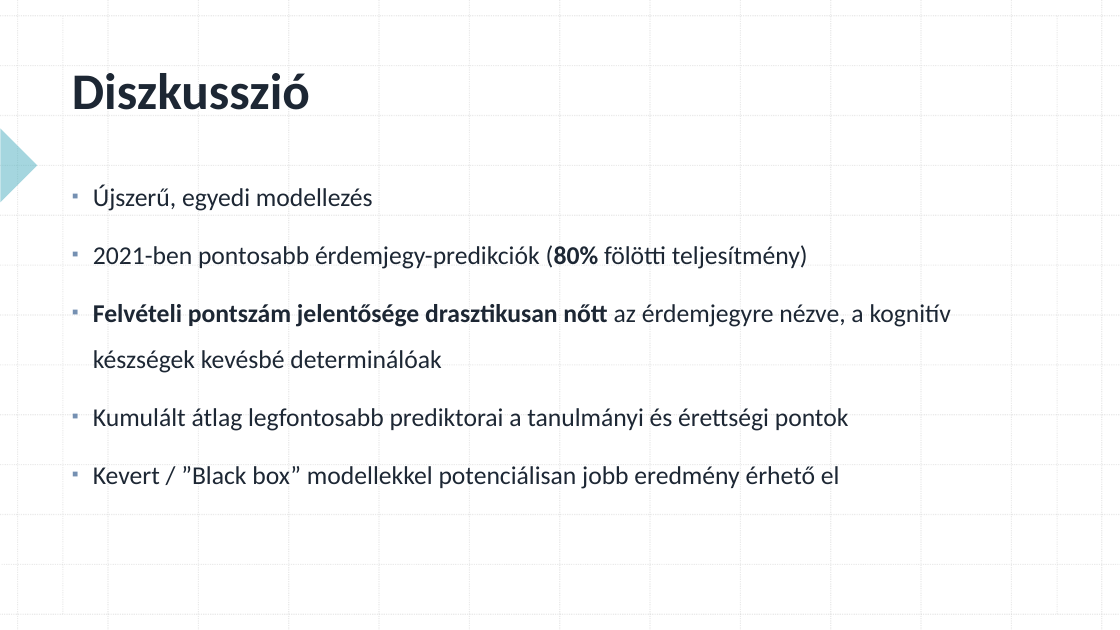
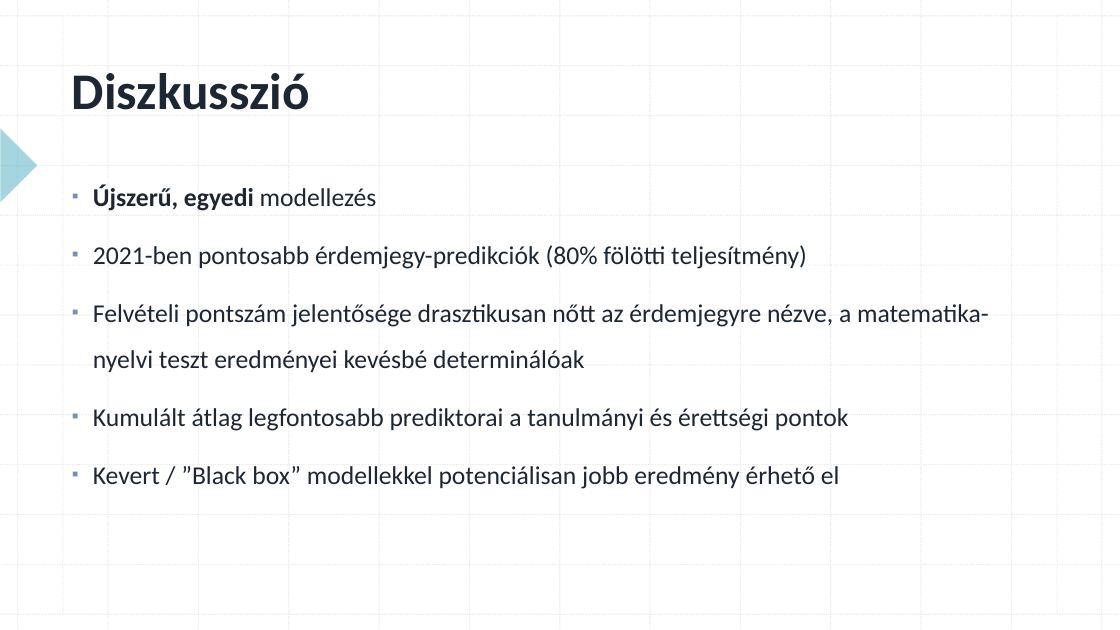
Before and after one commit to konderal333/-nkutfel, a slide deck: slide 17 of TDK prezi.pptx. Drawn at 1120x630 pixels with LibreOffice and Linux fonts; fonts in the diff are those of the drawing. Boxes give left, top, right and bottom in pixels: in the first picture for what was removed or moved away, otherwise in the second. Text is boxed around its words. In the diff, an @@ line names an element or a change of style, - is before the commit and + after.

```diff
--- a/TDK prezi.pptx
+++ b/TDK prezi.pptx
@@ text at [93, 185, 807, 269]: bold on in "Újszerű, egyedi"; bold off in "(80%" @@
@@ text at [93, 304, 989, 372]: text changed @@
-▪ Felvételi pontszám jelentősége drasztikusan nőtt az érdemjegyre nézve, a kognitív készségek kevésbé determinálóak
+▪ Felvételi pontszám jelentősége drasztikusan nőtt az érdemjegyre nézve, a matematika-nyelvi teszt eredményei kevésbé determinálóak
```
Also in this commit, not shown: 5 other slides changed.
